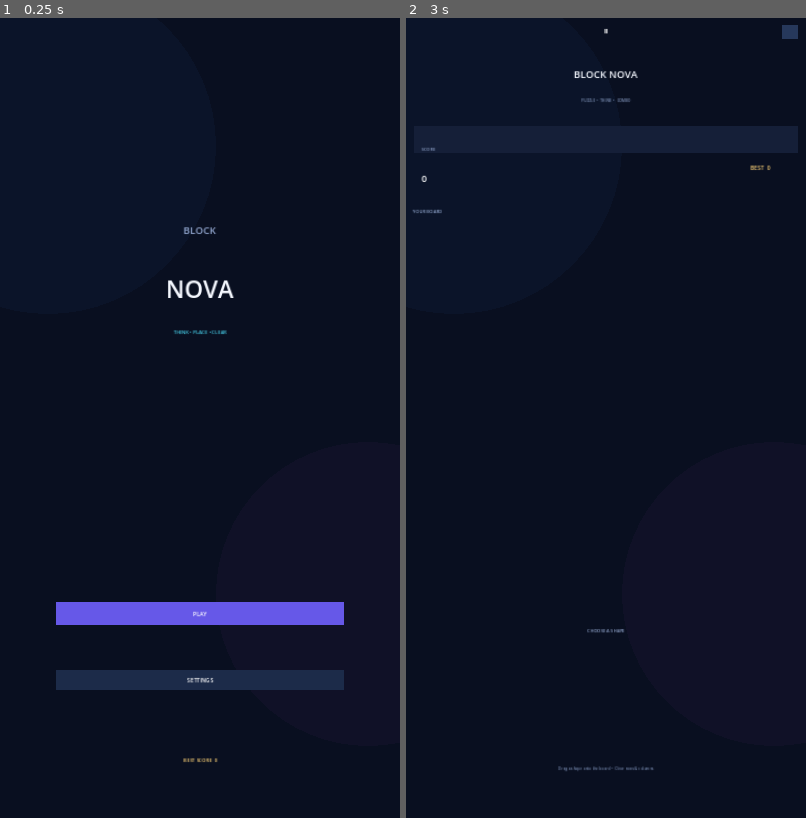
Above: before the commit, frames 1-2 (left to right).
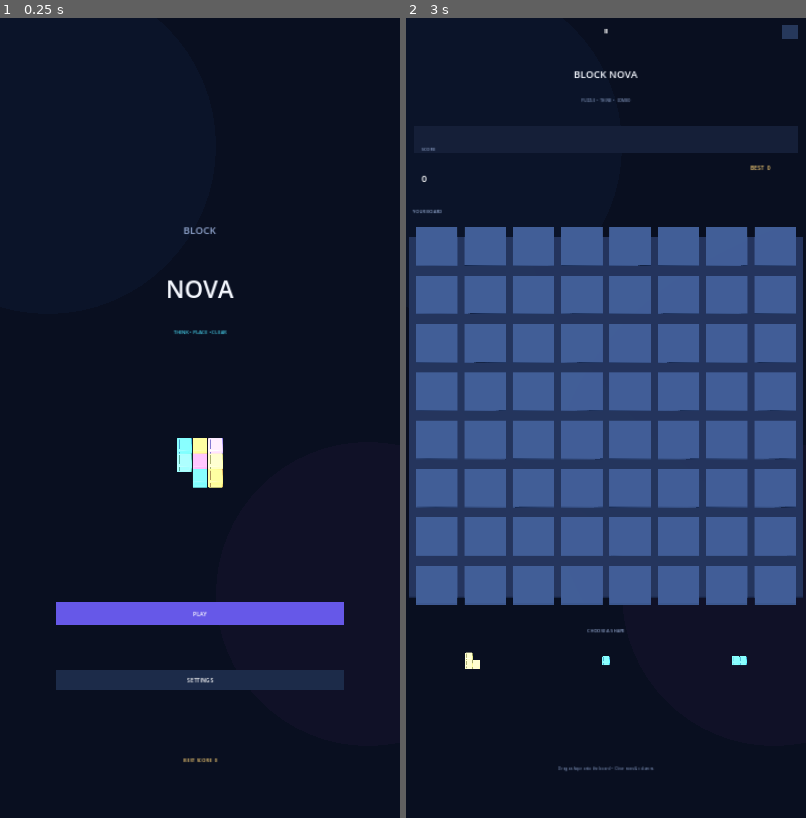
Above: after the commit, the same moments.

Repository: mahdialloui01-art/BlockNova
Game: Godot game, scene res://scenes/main.tscn
Two runs of this game, one before a commit and one after it. Both use one fixed random seed, a clock stepped at 60 frames per second and the inputs below.
Inputs (mouse positions are in pixels of both pictures, inside the frame that each line leads up to):
- Up to frame 1 (0.25 s): no input
- Up to frame 2 (3 s): tap Enter at 0.5, 2 s; move the mouse to (694, 378) at 0.52 s; click (694, 378) at 0.67 s; tap Space at 1.25, 2.75 s; drag from (526, 458) to (586, 578) at 1.27 s; move the mouse to (646, 242) at 2.02 s; click (646, 242) at 2.17 s; drag from (586, 578) to (486, 298) at 2.77 s

The runs differ from the first frame. In frame 1, 0.6% of the frame differs, in the area x 44-56%, y 52-59%; in frame 2, 46%, in the area x 0-100%, y 26-82%.

Commit message:
Fix 2.5D camera orientation after scene-tree insertion

Diff:
--- a/scripts/main_2_5d.gd
+++ b/scripts/main_2_5d.gd
@@ -84,9 +84,11 @@
     _camera = Camera3D.new()
     _camera.projection = Camera3D.PROJECTION_ORTHOGONAL
     _camera.size = 40.0
+    _world_root.add_child(_camera)
+    # Apply the camera transform after it enters the SubViewport's SceneTree.
+    # Otherwise Godot can keep the default orientation and render the board off-screen.
     _camera.position = Vector3(0, 22, 10)
     _camera.look_at(Vector3.ZERO, Vector3.UP)
-    _world_root.add_child(_camera)
     _camera.make_current()
 
     _models_root = Node3D.new()
